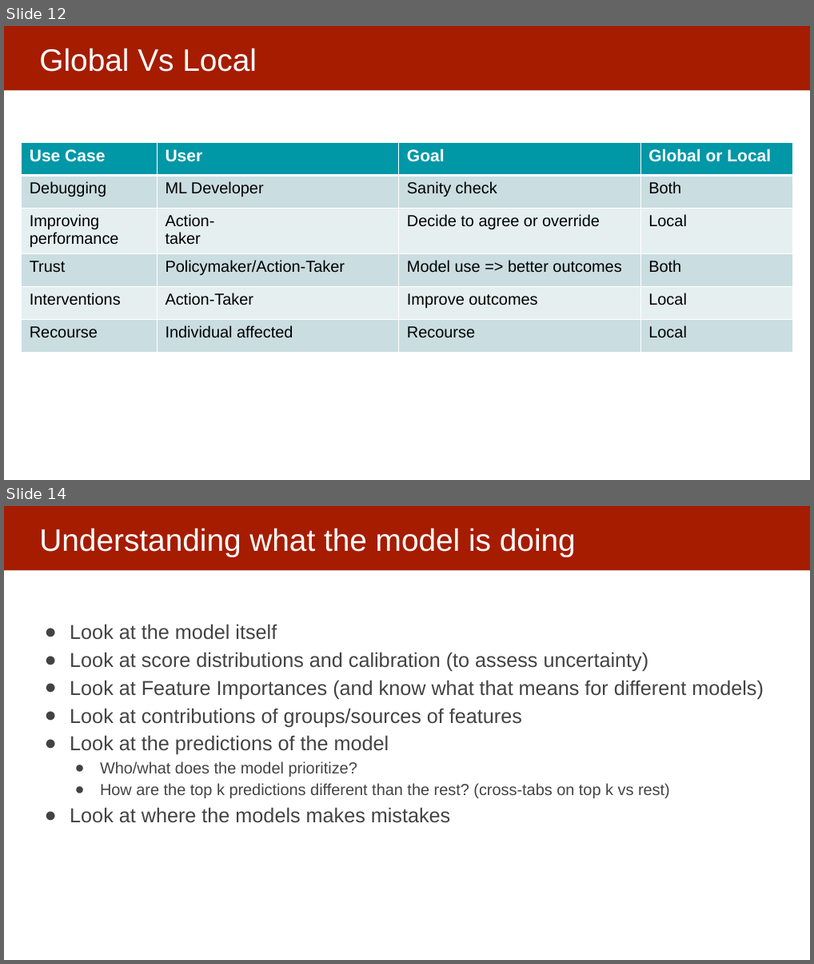
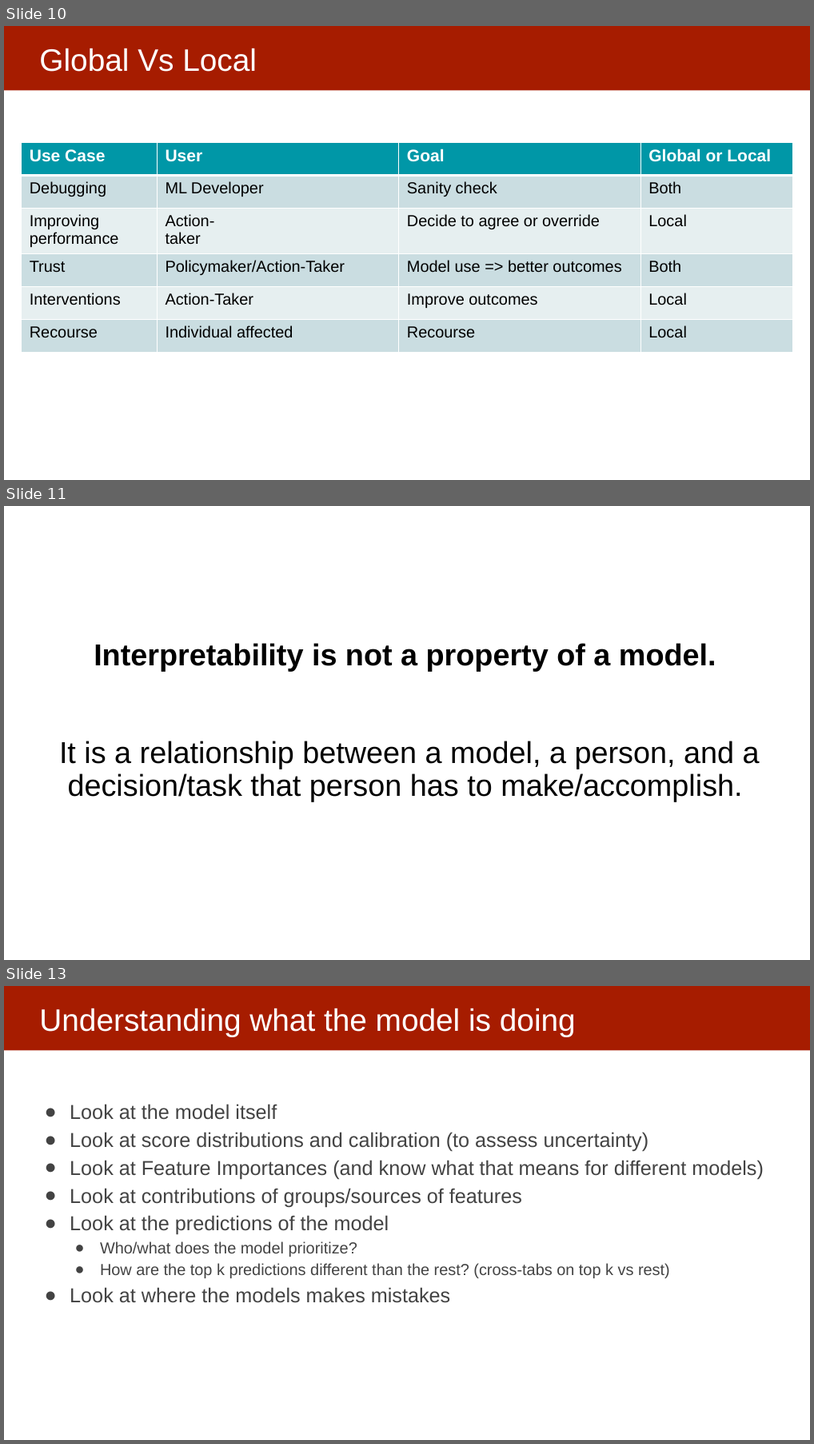
Before and after one commit to dssg/mlforpublicpolicylab, a slide deck: Lectures/16-interpretability-part-1.pptx. Shown one above the other, each under a label of ours: slides 12 and 14 before the commit, slides 10, 11 and 13 after it; the slides between them are not shown. The pictures are 814x964 and 814x1444 pixels, drawn with LibreOffice and Linux fonts; fonts in the diff are those of the drawing. Boxes give left, top, right and bottom in pixels: in the first picture for what was removed or moved away, otherwise in the second. Text is boxed around its words. In the diff, an @@ line names an element or a change of style, - is before the commit and + after.

```diff
--- a/Lectures/16-interpretability-part-1.pptx
+++ b/Lectures/16-interpretability-part-1.pptx
@@ slide 11 added at (x1=4, y1=506, x2=810, y2=960), background #FFFFFF @@
@@ title added at (x1=59, y1=643, x2=760, y2=801), 36 pt, text #000000 @@
+Interpretability is not a property of a model.
+It is a relationship between a model, a person, and a decision/task that person has to make/accomplish.
@@ what was slide 12 is now slide 10 @@
@@ what was slide 14 is now slide 13 @@
```
Also in this commit, not shown: 12 slides changed, 4 other slides added, 4 slides removed.
